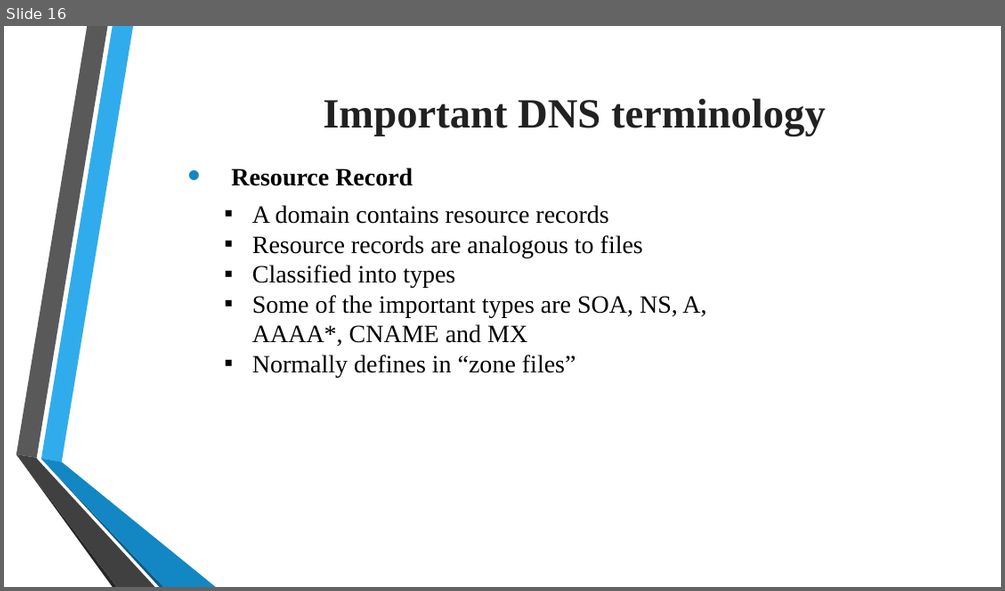
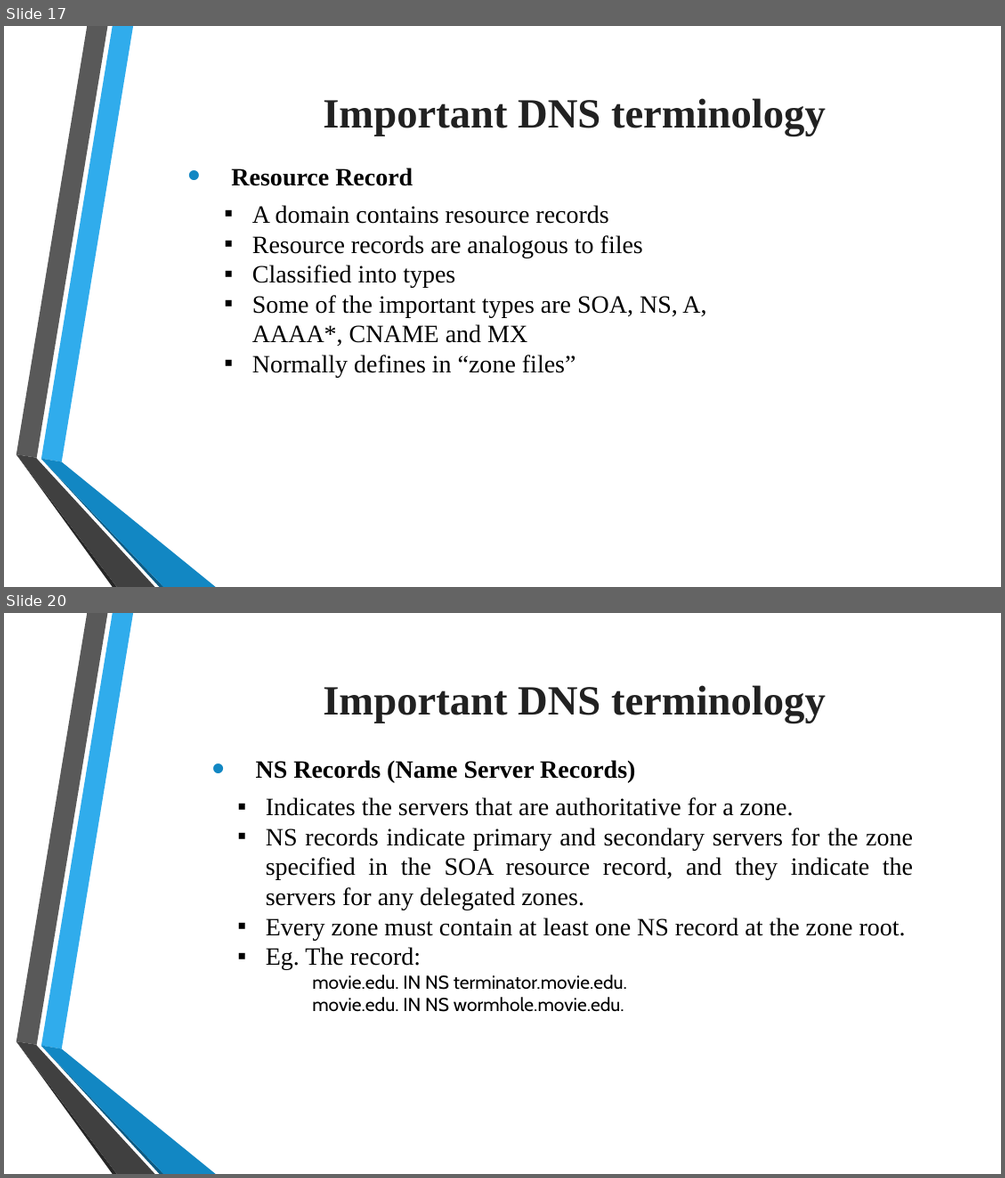
Before and after one commit to tiendatdk3493/Tai_Lieu, a slide deck: Domain Name System (DNS).pptx. Shown one above the other, each under a label of ours: slide 16 before the commit, slides 17 and 20 after it; the slides between them are not shown. The pictures are 1005x591 and 1005x1178 pixels, drawn with LibreOffice and Linux fonts; fonts in the diff are those of the drawing; background and template pictures are left out. Boxes give left, top, right and bottom in pixels: in the first picture for what was removed or moved away, otherwise in the second. Text is boxed around its words. In the diff, an @@ line names an element or a change of style, - is before the commit and + after.

```diff
--- a/Domain Name System (DNS).pptx
+++ b/Domain Name System (DNS).pptx
@@ slide 20 added at (4,613,1001,1174), background picture (left out); not listed: 6 template elements that a slide beside it also shows @@
@@ text added at (323,685,825,723), 40 pt, text #212121, bold @@
+  Important DNS terminology
@@ text added at (256,760,635,782), 24 pt, text #000000, bold @@
+  • NS Records (Name Server Records)
@@ text added at (266,797,913,1012), 24 pt, text #000000 @@
+▪ Indicates the servers that are authoritative for a zone.
+▪ NS records indicate primary and secondary servers for the zone specified in the SOA resource record, and they indicate the servers for any delegated zones.
+▪ Every zone must contain at least one NS record at the zone root.
+▪ Eg. The record:
+    movie.edu. IN NS terminator.movie.edu.
+    movie.edu. IN NS wormhole.movie.edu.
@@ what was slide 16 is now slide 17 @@
```
Also in this commit, not shown: 2 slides changed, 6 other slides added, 1 other file.
